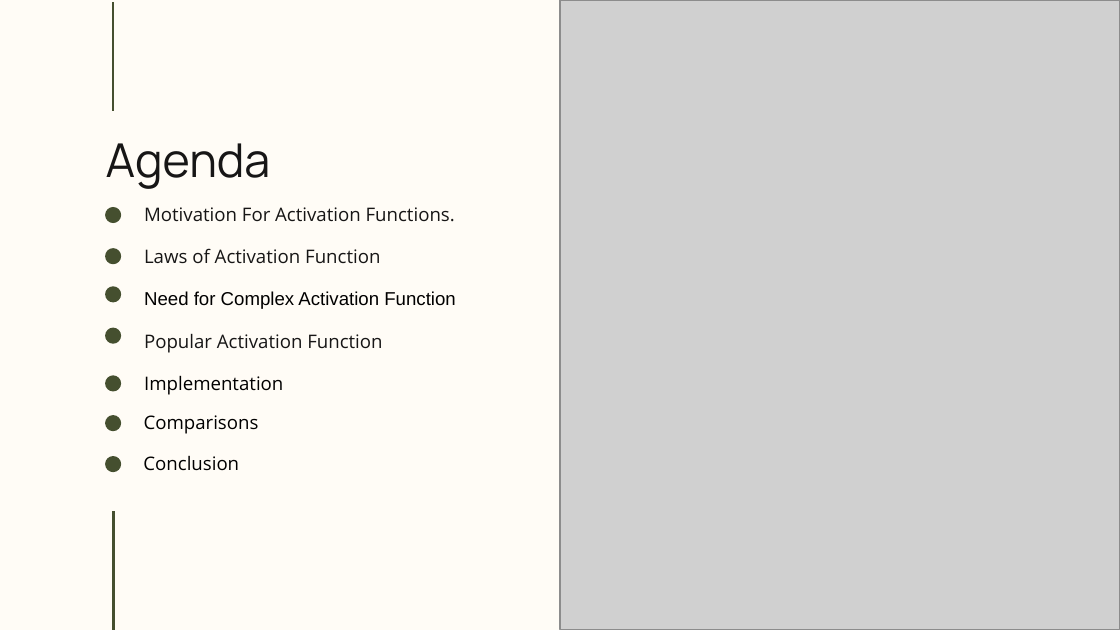
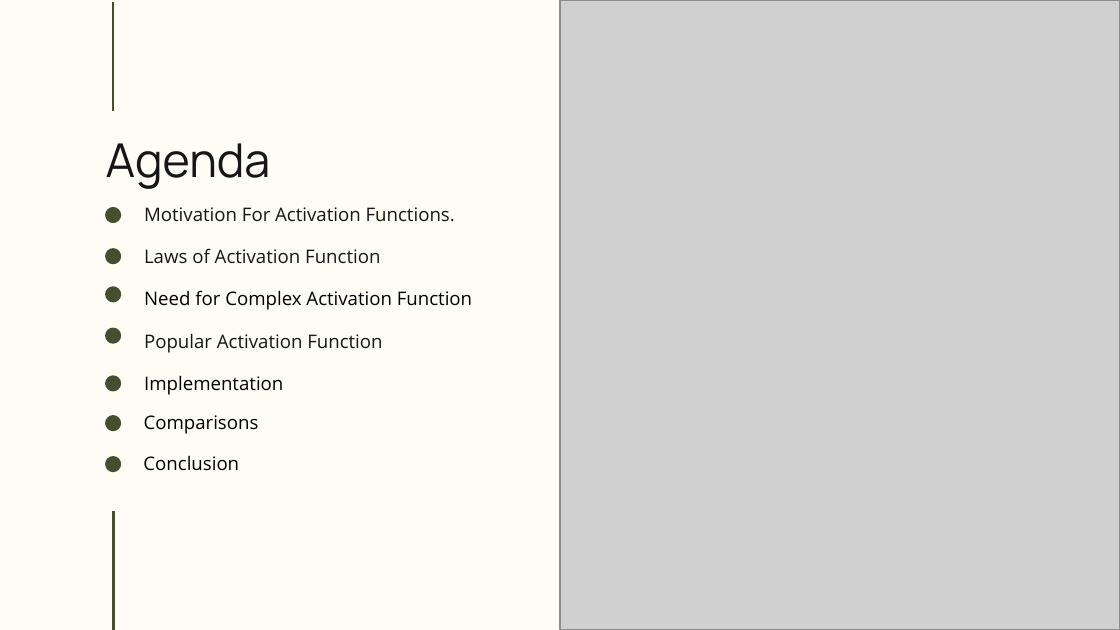
Before and after one commit to Manikanta5112/Deep-Learning, a slide deck: slide 2 of Control & Machine Learning/CML_Manikanta_Rajoli.pptx. Drawn at 1120x630 pixels with LibreOffice and Linux fonts; fonts in the diff are those of the drawing; grey boxes stand for pictures. Boxes give left, top, right and bottom in pixels: in the first picture for what was removed or moved away, otherwise in the second. Text is boxed around its words. In the diff, an @@ line names an element or a change of style, - is before the commit and + after.

```diff
--- a/Control & Machine Learning/CML_Manikanta_Rajoli.pptx
+++ b/Control & Machine Learning/CML_Manikanta_Rajoli.pptx
@@ text "Need for Complex Activation Function" at (144, 290, 472, 310): font Arial to Open Sans @@
```
